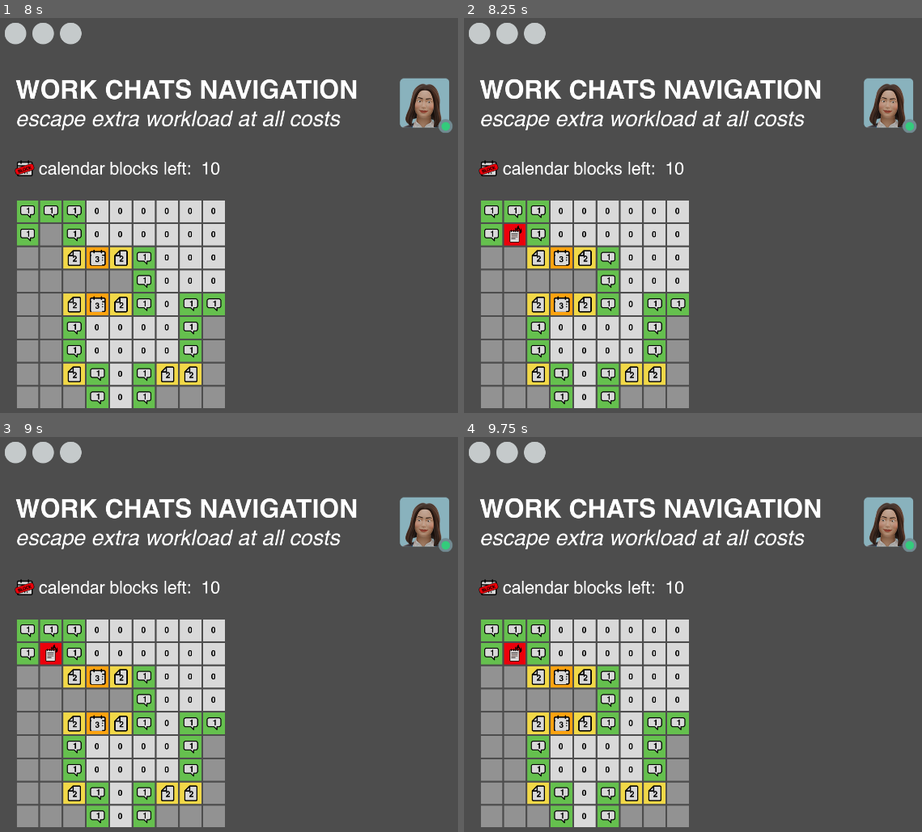
Above: before the commit, frames 1-4 (two rows, left to right).
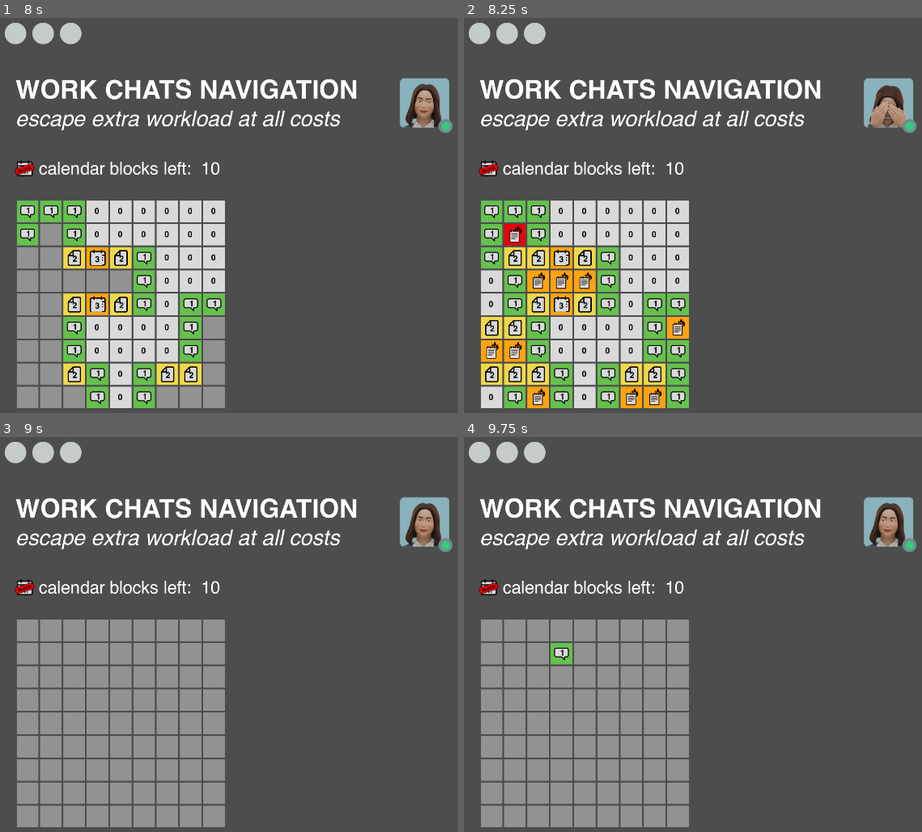
Above: after the commit, the same moments.

Repository: grkovalev/office-game
Game: Godot game, scene res://minesweeper.tscn
Two runs of this game, one before a commit and one after it. Both use one fixed random seed, a clock stepped at 60 frames per second and the inputs below. This scene is started directly instead of the project's main scene.
Inputs (mouse positions are in pixels of both pictures, inside the frame that each line leads up to):
- Up to frame 1 (8 s): click (27, 211) at 0.52 s; click (50, 211) at 1.27 s; click (73, 211) at 2.02 s; click (96, 211) at 2.77 s; click (119, 211) at 3.52 s; click (141, 211) at 4.27 s; click (169, 211) at 5.02 s; click (192, 211) at 5.77 s; click (215, 211) at 6.52 s; click (27, 235) at 7.27 s
- Up to frame 2 (8.25 s): click (514, 235) at 8.02 s
- Up to frame 3 (9 s): click (73, 654) at 8.77 s
- Up to frame 4 (9.75 s): click (560, 654) at 9.52 s

Frame 1 is identical in both runs. In frame 2, 6.7% of the frame differs, in the area x 3-97%, y 16-99%; in frame 3, 15%, in the area x 3-94%, y 20-99%; in frame 4, 15%.

Commit message:
adds game over

Diff:
--- a/minesweeper.gd
+++ b/minesweeper.gd
@@ -6,6 +6,7 @@
 
 var board:Board
 var buttons:={}
+var gg:bool = false
 
 func _ready() -> void:
 	if tiles == null:
@@ -49,9 +50,15 @@
 	if event is InputEventMouseButton and event.is_pressed():
 		match event.button_index:
 			MOUSE_BUTTON_LEFT:
+				if gg:
+					_new_game()
+					return
 				_on_left_click(btn)
 			MOUSE_BUTTON_RIGHT:
 				_on_right_click(btn)
+				if gg:
+					_new_game()
+					return
 func _on_right_click(btn: TileTemplateButton) -> void:
 	var state = board._get_cell_state(btn.column_index, btn.row_index)
 	if state.open:
@@ -70,6 +77,7 @@
 	state.open = true
 	if state.has_mine:
 		btn.set_tile(7)
+		_game_over()
 		return
 	var danger_level = board._get_danger_level(btn.column_index, btn.row_index)
 	if danger_level > 0:
@@ -84,6 +92,30 @@
 			cell.set_tile(1)
 			continue
 		cell.set_tile(c_danger_level + 1)
+
+func _game_over():
+	for c in range(board.columns):
+		for r in range(board.rows):
+			var cell = board._get_cell_state(c,r)
+			if cell.open:
+				continue
+			var btn = buttons[Vector2i(c,r)]
+			if cell.has_mine:
+				btn.set_tile(8)
+				continue
+			var danger_level = board._get_danger_level(c,r)
+			btn.set_tile(danger_level + 1)
+	avaAnim.play("lost")
+	gg = true
+
+func _new_game():
+	gg = false
+	avaAnim.play("def_center")
+	board = Board.new()
+	for btn_key in buttons:
+		var btn = buttons[btn_key]
+		btn.set_tile(0)
+
 
 
 class CellState:
